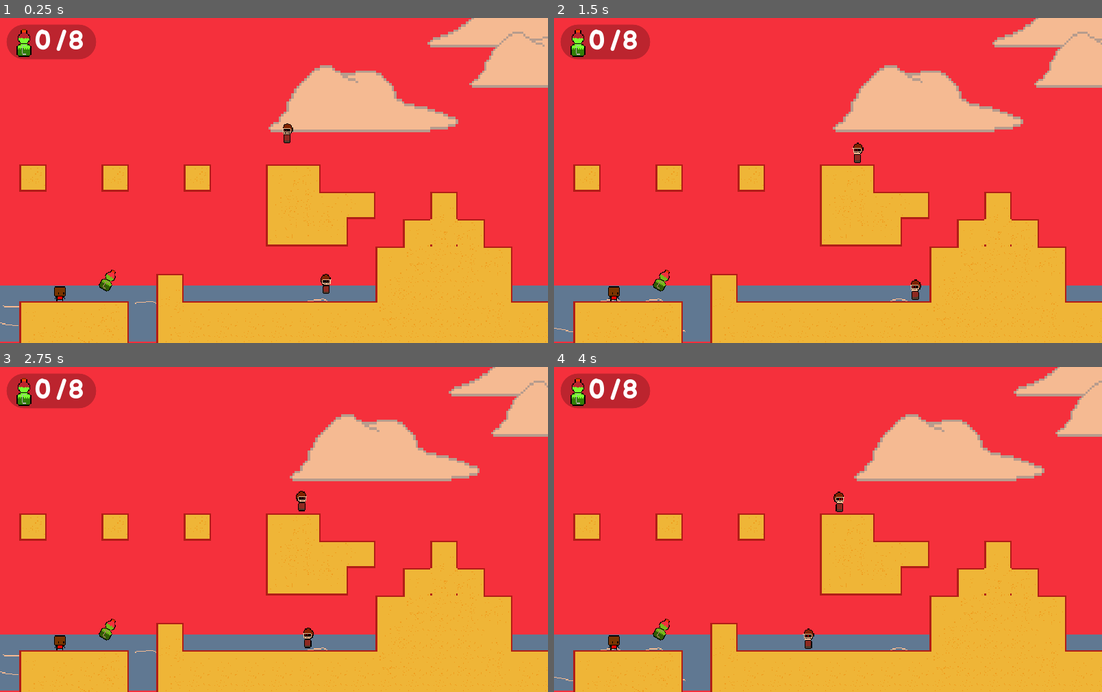
Above: before the commit, frames 1-4 (two rows, left to right).
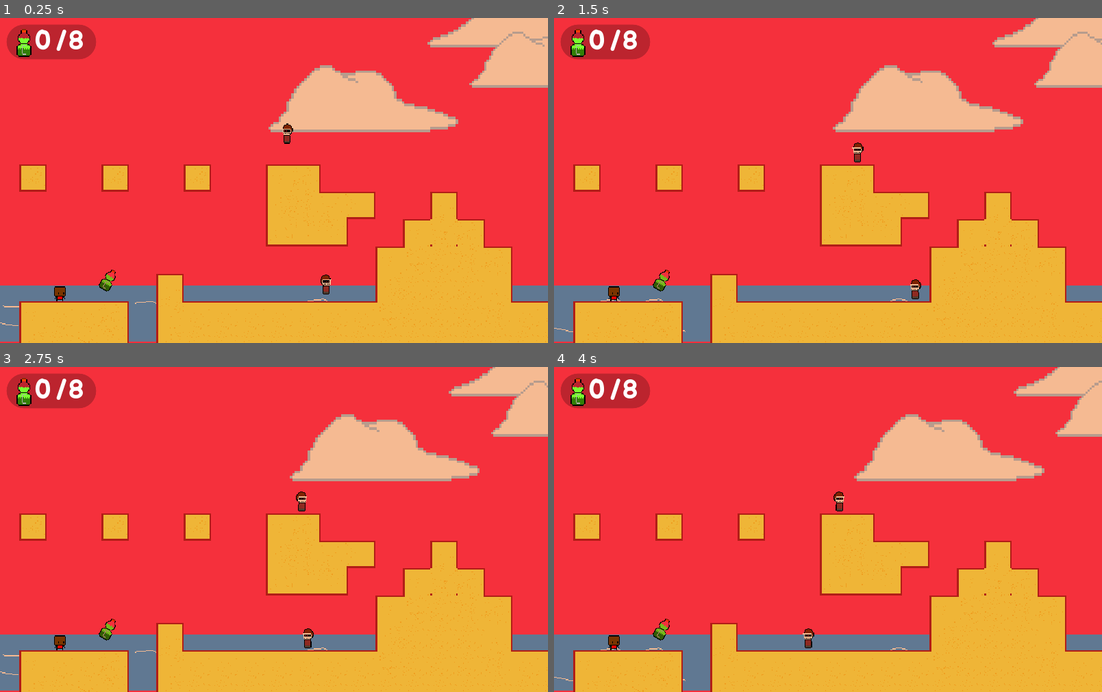
Above: after the commit, the same moments.

Repository: AdamSmif/Sportsball-Adventures
Game: Godot game, scene res://Levels/World.tscn
The game is run twice, just before and just after one commit, with the same random seed, the same clock (stepped at 60 frames per second) and the same inputs. This scene is started directly instead of the project's main scene.
Inputs:
- Up to frame 1 (0.25 s): no input
- Up to frame 2 (1.5 s): hold Up (ui_up) from 0.53 s (still down); tap Space (jump) at 0.77 s
- Up to frame 3 (2.75 s): tap Space (jump) at 1.52 s; release Up (ui_up) at 2.03 s
- Up to frame 4 (4 s): hold Up (ui_up) from 2.78 s (still down); tap Space (jump) at 3.02, 3.77 s

The runs differ from the first frame. In frame 1, less than 0.1% of the frame differs, in the area x 51-61%, y 32-86%; in frame 2, less than 0.1%; in frame 3, less than 0.1%; in frame 4, less than 0.1%, in the area x 45-53%, y 38-87%.

Commit message:
current bugs with player + enemy damage

Diff:
--- a/Enemies+Allies/Gronkobot/Gronkobot.gd
+++ b/Enemies+Allies/Gronkobot/Gronkobot.gd
@@ -1,5 +1,6 @@
 extends KinematicBody2D
 
+export var speed = 50
 var velocity = Vector2()
 #-1 move left +1 move right
 export var direction = -1
@@ -24,5 +25,28 @@
 	#gravity
 	velocity.y += 5
 
-	velocity.x = 50 * direction
+	velocity.x = speed * direction
 	velocity = move_and_slide(velocity, Vector2.UP)
+
+
+## damage detection
+#func _on_top_checker_body_entered(body):
+#	$Sprite.play("squashed")
+#	speed = 0
+#	set_collision_layer_bit(4,false)
+#	set_collision_mask_bit(0,false)
+#	$top_checker.set_collision_layer_bit(4,false)
+#	$top_checker.set_collision_mask_bit(0,false)
+#	$sides_checker.set_collision_layer_bit(4,false)
+#	$sides_checker.set_collision_mask_bit(0,false)
+#	$Timer.start()
+##	body.bounce()
+#
+#
+#func _on_sides_checker_body_entered(body):
+#	print("yeet")
+##	body.ouch(position.x)
+#
+#
+#func _on_Timer_timeout():
+#	queue_free()
--- a/Enemies+Allies/Gronkobot/Gronkobot.tscn
+++ b/Enemies+Allies/Gronkobot/Gronkobot.tscn
@@ -16,7 +16,7 @@
 }, {
 "frames": [ ExtResource( 5 ) ],
 "loop": true,
-"name": "squish",
+"name": "squashed",
 "speed": 5.0
 } ]
 
@@ -24,7 +24,7 @@
 extents = Vector2( 11.8641, 21.8218 )
 
 [node name="Gronkobot" type="KinematicBody2D"]
-collision_layer = 16
+collision_layer = 48
 collision_mask = 35
 script = ExtResource( 2 )
 
@@ -32,6 +32,7 @@
 position = Vector2( 0.110184, 0 )
 scale = Vector2( 0.5, 0.5 )
 frames = SubResource( 2 )
+frame = 3
 playing = true
 __meta__ = {
 "_edit_lock_": true
--- a/Levels/World.tscn
+++ b/Levels/World.tscn
@@ -204,22 +204,6 @@
 scale = Vector2( 2, 2 )
 texture = ExtResource( 22 )
 
-[node name="Player" parent="." instance=ExtResource( 1 )]
-position = Vector2( -752.536, 498.31 )
-
-[node name="BeachSound" type="AudioStreamPlayer2D" parent="Player"]
-position = Vector2( 620.694, -485.502 )
-autoplay = true
-
-[node name="ParallaxBackground" type="ParallaxBackground" parent="Player"]
-
-[node name="ParallaxLayer" type="ParallaxLayer" parent="Player/ParallaxBackground"]
-
-[node name="Sprite" type="Sprite" parent="Player/ParallaxBackground/ParallaxLayer"]
-visible = false
-position = Vector2( -637.737, 476.382 )
-texture = ExtResource( 10 )
-
 [node name="voxeltest3" type="Sprite" parent="."]
 visible = false
 position = Vector2( -462.564, 353.42 )
@@ -399,5 +383,21 @@
 
 [node name="HUD" parent="." instance=ExtResource( 27 )]
 bottle_world_scene = "res://Levels/HubTest.tscn"
+
+[node name="Player" parent="." instance=ExtResource( 1 )]
+position = Vector2( -752.536, 498.31 )
+
+[node name="BeachSound" type="AudioStreamPlayer2D" parent="Player"]
+position = Vector2( 620.694, -485.502 )
+autoplay = true
+
+[node name="ParallaxBackground" type="ParallaxBackground" parent="Player"]
+
+[node name="ParallaxLayer" type="ParallaxLayer" parent="Player/ParallaxBackground"]
+
+[node name="Sprite" type="Sprite" parent="Player/ParallaxBackground/ParallaxLayer"]
+visible = false
+position = Vector2( -637.737, 476.382 )
+texture = ExtResource( 10 )
 [connection signal="timeout" from="Timer/Timer" to="Timer" method="_on_Timer_timeout"]
 [connection signal="bottle_collected" from="Bottles/Bottle" to="HUD" method="_on_bottle_collected"]
--- a/Player/Player.gd
+++ b/Player/Player.gd
@@ -87,20 +87,19 @@
 	# For interacting with rigid bodies
 	motion = move_and_slide(motion, Vector2.UP, false, 4, PI/4, false)
 
-#Bottle Colelcting Code
-#	if bottles_needed == 8:
-#		get_tree().change_scene(bottle_world_scene)
-#
-#func add_bottle():
-#	bottles_needed = bottles_needed + 1
-#	print("I have these many bottles: ", bottles_needed)
-
-#func _on_Bottle_body_entered(_delta):
-#	$BottleSound.play()
 
 func _on_FallZone_body_entered(body):
 	get_tree().change_scene(lose_level_world_scene)
 
 
-#func Bottle_Sound_Effect(body):
-#	$BottleSound.play()
+#func bounce():
+#	motion.y = JUMP_HEIGHT * 0.7
+#
+#func ouch(var enemyposx):
+#	set_modulate(Color(1,0.3,0.3,0.4))
+#	motion.y = JUMP_HEIGHT * 0.5
+#
+#	if position.x < enemyposx:
+#		motion.x = -800
+#	elif position.x > enemyposx:
+#		motion.x = 800
--- a/Player/Player.tscn
+++ b/Player/Player.tscn
@@ -30,11 +30,6 @@
 "name": "idle",
 "speed": 15.0
 }, {
-"frames": [ ExtResource( 3 ) ],
-"loop": true,
-"name": "fall",
-"speed": 5.0
-}, {
 "frames": [ ExtResource( 12 ) ],
 "loop": true,
 "name": "fire",
@@ -43,6 +38,11 @@
 "frames": [ ExtResource( 6 ), ExtResource( 7 ) ],
 "loop": true,
 "name": "jump",
+"speed": 5.0
+}, {
+"frames": [ ExtResource( 3 ) ],
+"loop": true,
+"name": "fall",
 "speed": 5.0
 } ]
 
